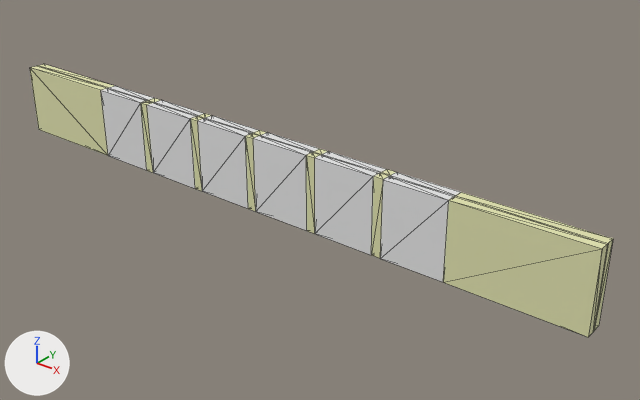
A saved change to the glTF model public/assets/sensor-gate.glb.
Both versions are drawn from a 50 mm camera at (0.544, -0.312, 0.683) aimed at (0.055, 0.299, 0.305). The axes (+X, +Y, +Z) are drawn at lower left. The lights are the same throughout. Mesh edges are drawn as thin lines.

Objects in the first picture: 'gate'.
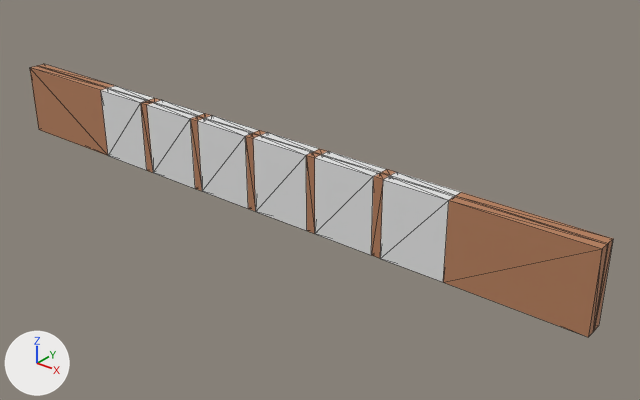
What differs and where, as boxes [x1, y1, x2, y2] in the pictures (640 x 400 px):
'gate', recoloured
    both: [30, 64, 613, 337]

The change in detail:
Material 'table' (mat_table) changes colour from beige #e6e7b5 to orange #ba8360; in linear values from (0.791, 0.799, 0.462) to (0.491, 0.227, 0.117).
